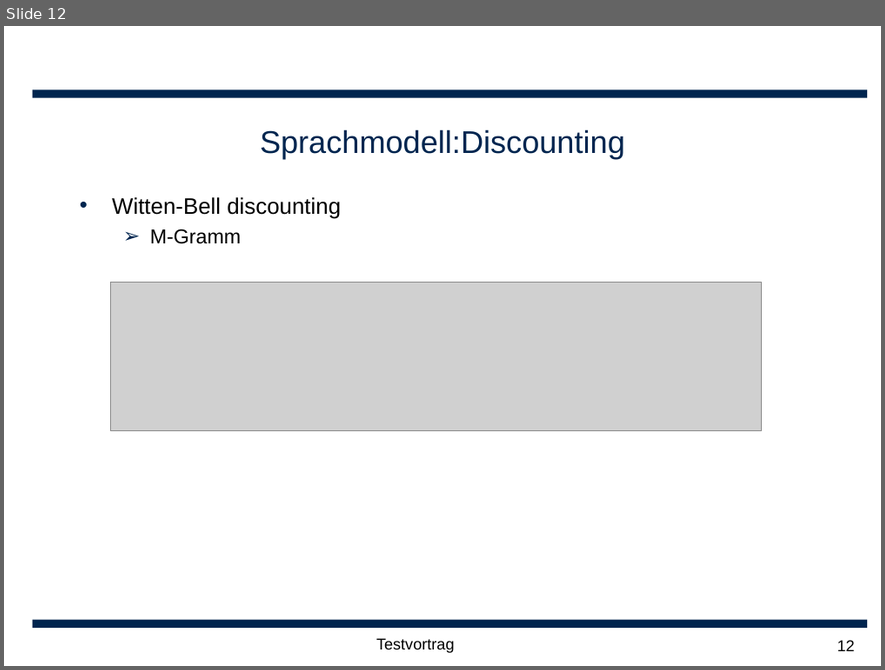
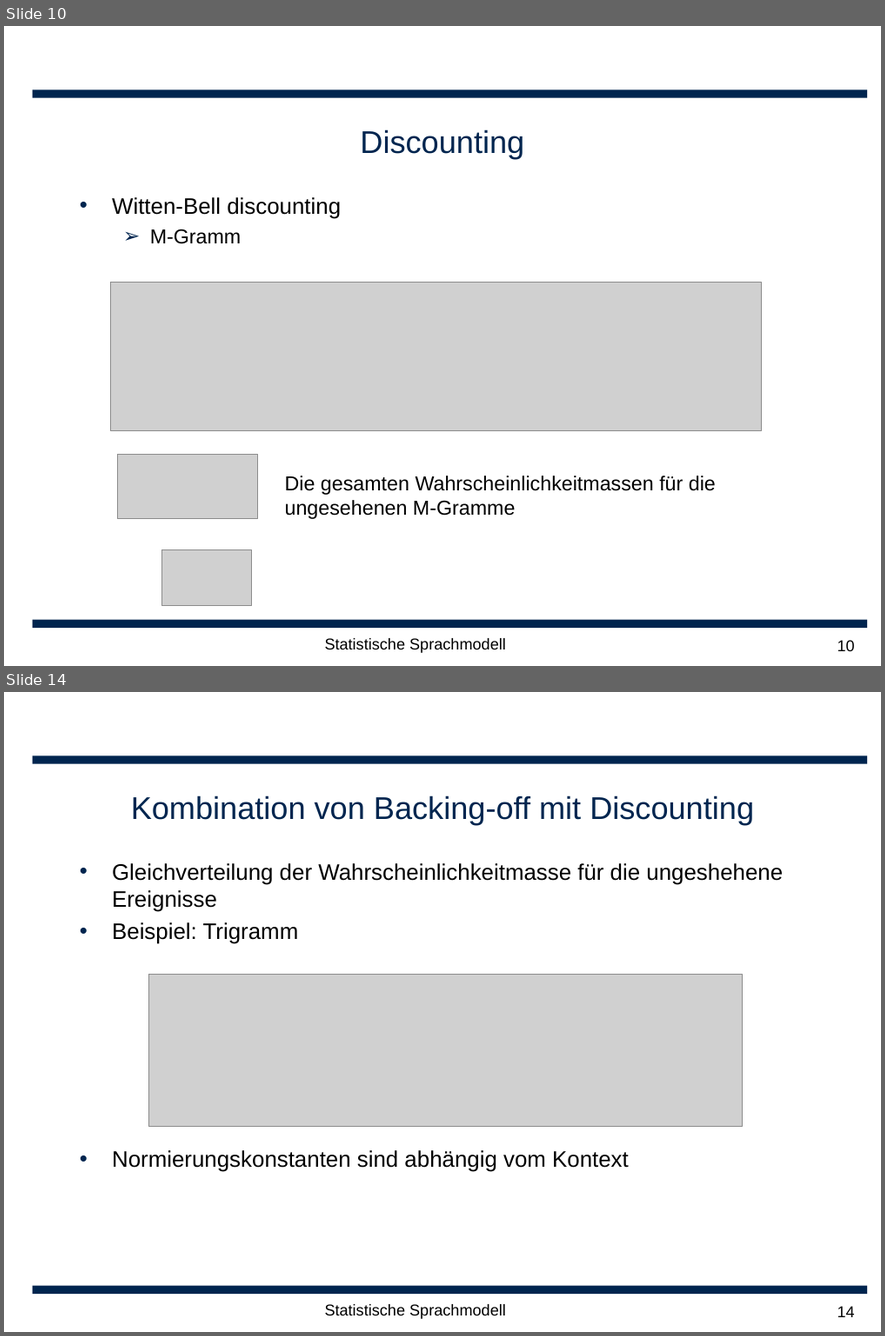
Before and after one commit to leonard117/arbeittet, a slide deck: ARS/doc/Statische Sprachmodellierung.ppt. Shown one above the other, each under a label of ours: slide 12 before the commit, slides 10 and 14 after it; the slides between them are not shown. The pictures are 885x670 and 885x1336 pixels, drawn with LibreOffice and Linux fonts; fonts in the diff are those of the drawing; grey boxes stand for pictures; background and template pictures are left out. Boxes give left, top, right and bottom in pixels: in the first picture for what was removed or moved away, otherwise in the second. Text is boxed around its words. In the diff, an @@ line names an element or a change of style, - is before the commit and + after.

```diff
--- a/ARS/doc/Statische Sprachmodellierung.ppt
+++ b/ARS/doc/Statische Sprachmodellierung.ppt
@@ slide 14 added at box(4, 692, 881, 1332), background #FFFFFF; not listed: 2 template elements that a slide beside it also shows @@
@@ title added at box(131, 796, 754, 824), 28 pt, text #00254F @@
+Kombination von Backing-off mit Discounting
@@ text added at box(112, 863, 783, 1172), 20 pt, text #000000 @@
+• Gleichverteilung der Wahrscheinlichkeitmasse für die ungeshehene Ereignisse
+• Beispiel: Trigramm
+• Normierungskonstanten sind abhängig vom Kontext
@@ picture added at box(148, 975, 741, 1127) @@
@@ text added at box(325, 1304, 506, 1319), 14 pt, text #000000 @@
+Statistische Sprachmodell
@@ page number added at box(837, 1306, 855, 1318), 14 pt, text #000000 @@
+14
@@ what was slide 12 is now slide 10 @@
@@ slide 10 changed as well @@
@@ title at box(360, 130, 524, 158): text changed @@
-Sprachmodell:Discounting
+Discounting
@@ picture added at box(117, 455, 257, 519) @@
@@ text added at box(285, 476, 716, 519), 18 pt, text #000000 @@
+Die gesamten Wahrscheinlichkeitmassen für die ungesehenen M-Gramme
@@ picture added at box(161, 551, 251, 606) @@
@@ text at box(325, 638, 506, 653): text changed @@
-Testvortrag
+Statistische Sprachmodell
@@ page number at box(837, 640, 855, 652): text changed @@
-12
+10
```
Also in this commit, not shown: 15 other slides changed, 4 other slides added, 4 slides removed.
